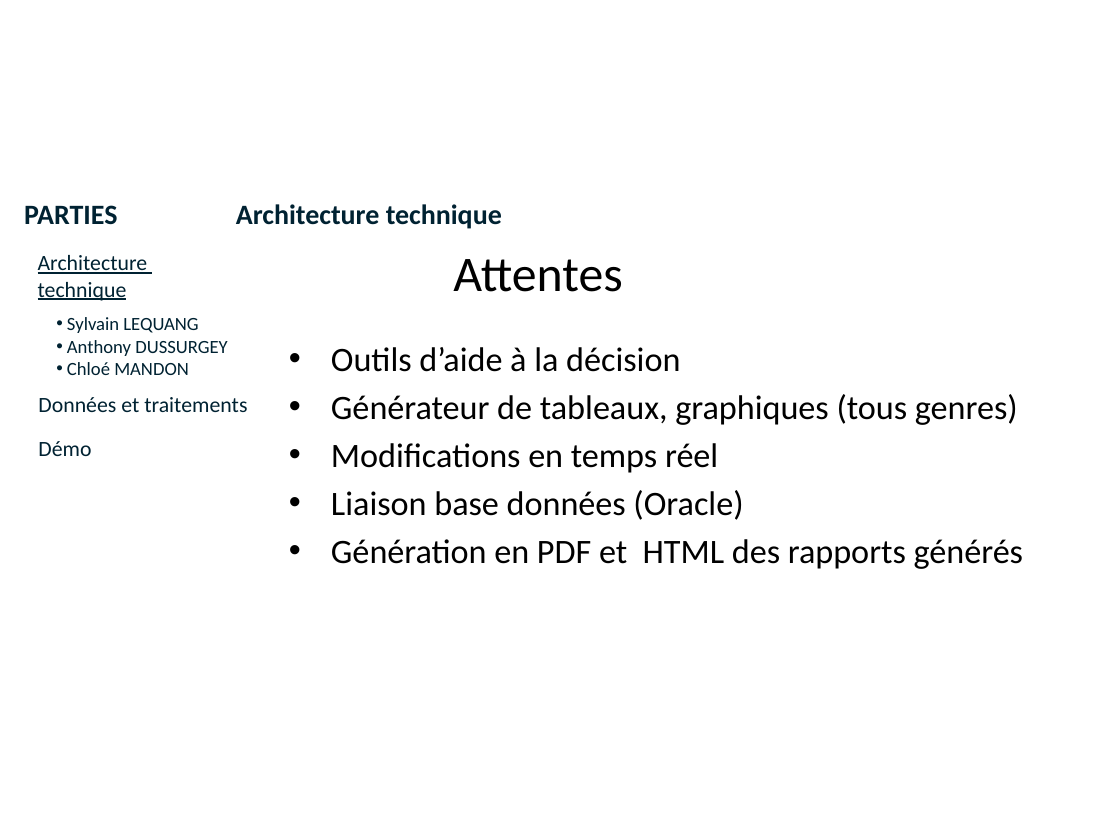
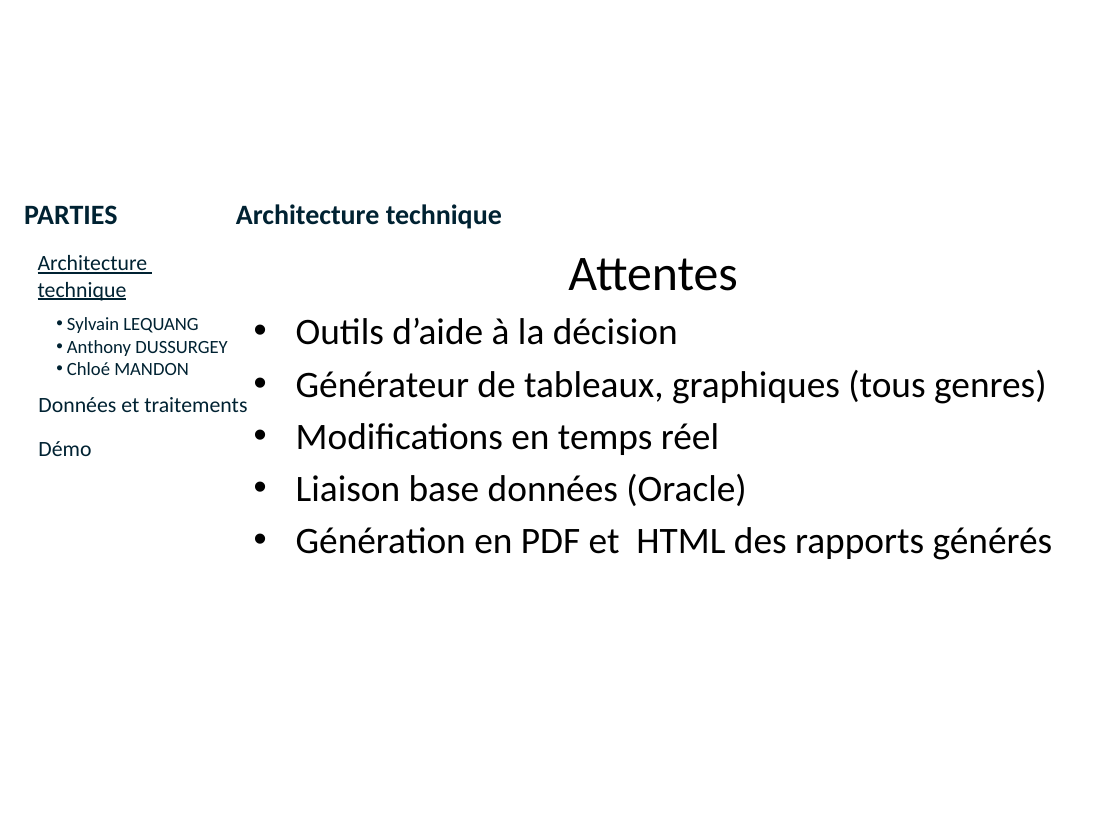
Before and after one commit to lobtec/dartiesgroupe2, a slide deck: slide 1 of PROJET/Soutenance Finale/slides_Architecture_Restitution.pptx. Drawn at 1120x840 pixels with LibreOffice and Linux fonts; fonts in the diff are those of the drawing; background and template pictures are left out. Boxes give left, top, right and bottom in pixels: in the first picture for what was removed or moved away, otherwise in the second. Text is boxed around its words. In the diff, an @@ line names an element or a change of style, - is before the commit and + after.

```diff
--- a/PROJET/Soutenance Finale/slides_Architecture_Restitution.pptx
+++ b/PROJET/Soutenance Finale/slides_Architecture_Restitution.pptx
@@ text "Attentes" moved from (x1=331, y1=347, x2=1023, y2=569) to (x1=296, y1=258, x2=1053, y2=560) @@
@@ text removed at (x1=453, y1=259, x2=623, y2=292) @@
-  Attentes
@@ text at (x1=568, y1=258, x2=738, y2=291): paragraph added @@
+Attentes
@@ text at (x1=296, y1=318, x2=1053, y2=560): size 22 to 24 pt @@
```
Also in this commit, not shown: 10 other slides changed.
